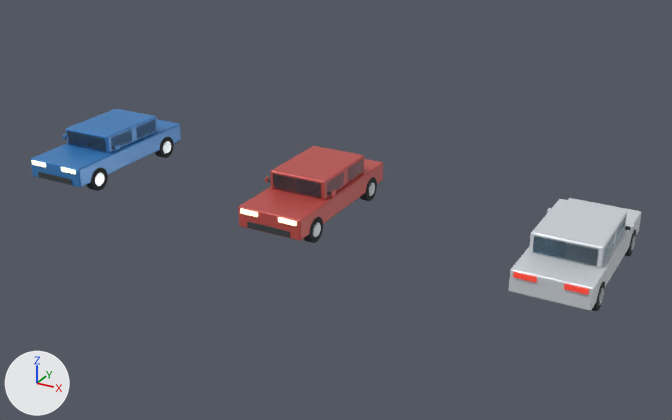
What one commit did to the Blender file assets/blender/charge/ch-cars.blend.
Both versions are drawn from a 50 mm lens placed at (56.4, -95.57, 10.02), pointed at (45.59, -75.92, 0.19). The axes (+X, +Y, +Z) are drawn at lower left. The lights are the same throughout. The picture after the commit comes second.

The older version as bpy lines, for what is in view:
```python
me_cube_115 = bpy.data.meshes.new('Cube.115')
me_cube_115.from_pydata(...)  # a box spanning x -2.25..2.25, y -0.9..0.9, z -0.28..0.28
me_cube_115.materials.append(mat_ch_cars_body_white)
me_cube_116 = bpy.data.meshes.new('Cube.116')
me_cube_116.from_pydata(...)  # a box spanning x -1.1..1.1, y -0.8..0.8, z -0.25..0.25
me_cube_116.materials.append(mat_ch_cars_body_white)
ob_ch_cars_white = bpy.data.objects.new('ch-cars_white', None)
ob_ch_cars_white.location = (52.0, -76.0, 0.0)
ob_ch_cars_white.rotation_euler = (0.0, 0.0, 1.571)  # degrees (0, 0, 90)
ob_ch_cars_white_body = bpy.data.objects.new('ch-cars_white_body', me_cube_115)
ob_ch_cars_white_body.parent = ob_ch_cars_white
ob_ch_cars_white_body.location = (0.0, 0.0, 0.6)
_m = ob_ch_cars_white_body.modifiers.new('bevel', 'BEVEL')
_m.width = 0.04
_m.width_pct = 0.04
_m.segments = 3
ob_ch_cars_white_roof = bpy.data.objects.new('ch-cars_white_roof', me_cube_116)
ob_ch_cars_white_roof.parent = ob_ch_cars_white
ob_ch_cars_white_roof.location = (-0.2, 0.0, 1.125)
_m = ob_ch_cars_white_roof.modifiers.new('bevel', 'BEVEL')
_m.width = 0.04
_m.width_pct = 0.04
_m.segments = 3
# also in view: 'ch-cars_red_glass_wind' at (45.0, -76.91, 1.12); 'ch-cars_blue_body' at (38.0, -76.0, 0.6); 'ch-cars_red_roof' at (45.0, -75.8, 1.12); 'ch-cars_red_body' at (45.0, -76.0, 0.6); 'ch-cars_white_glass_back' at (52.0, -77.31, 1.12)
```
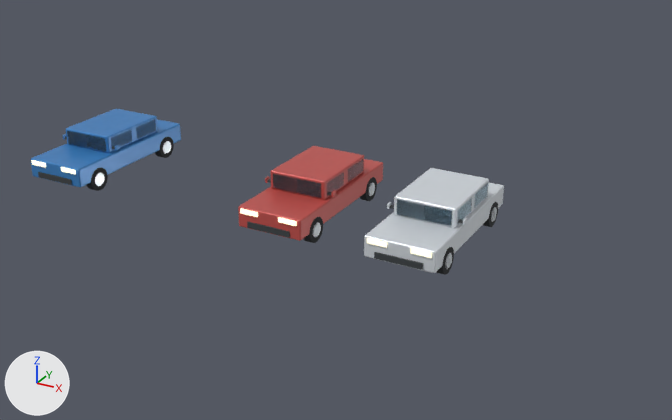
ob_ch_cars_white is not drawn itself; it is the parent of ob_ch_cars_white_body, ob_ch_cars_white_roof, ob_ch_cars_white_glass_front_l, ob_ch_cars_white_glass_rear_l, ob_ch_cars_white_glass_front_r, ob_ch_cars_white_glass_rear_r, ob_ch_cars_white_glass_wind, ob_ch_cars_white_glass_back.

What differs and where, as boxes [x1, y1, x2, y2] in the pictures (672 x 420 px):
'ch-cars_white_body', moved, turned: before [509, 198, 641, 311]; after [364, 183, 504, 273]
'ch-cars_white_roof', moved, turned: before [529, 199, 627, 268]; after [394, 168, 489, 228]
'ch-cars_white_glass_back', moved, turned (not visible afterwards): before [533, 236, 599, 266]
'ch-cars_white_glass_wind', moved, turned (not visible before): after [397, 199, 452, 226]
'ch-cars_white_grille', moved, turned (not visible before): after [374, 252, 423, 270]
'ch-cars_white_glass_front_L', moved, turned (not visible before): after [457, 198, 472, 224]
'ch-cars_white_wheel_11_tire', moved, turned (not visible before): after [436, 247, 454, 275]
'ch-cars_white_glass_rear_L', moved, turned (not visible before): after [474, 183, 488, 208]
'ch-cars_white_tail_R', moved, turned (not visible afterwards): before [564, 283, 589, 295]
'ch-cars_white_tail_L', moved, turned (not visible afterwards): before [513, 272, 537, 283]
'ch-cars_white_glass_rear_R', moved, turned (not visible afterwards): before [603, 234, 615, 264]
'ch-cars_white_wheel_01_tire', moved, turned (not visible before): after [483, 202, 498, 227]
'ch-cars_white_head_L', moved, turned (not visible before): after [410, 248, 432, 258]
'ch-cars_white_glass_front_R', moved, turned (not visible afterwards): before [615, 216, 627, 244]
'ch-cars_white_head_R', moved, turned (not visible before): after [367, 238, 387, 248]
'ch-cars_white_wheel_00_tire', moved, turned (not visible afterwards): before [592, 281, 605, 311]
'ch-cars_white_wheel_10_tire', moved, turned (not visible afterwards): before [625, 230, 636, 256]
'ch-cars_white_mirror_R', moved, turned: before [630, 224, 634, 232]; after [387, 202, 392, 209]
'ch-cars_white_mirror_stalk_R', moved, turned: before [625, 226, 631, 230]; after [389, 205, 394, 209]
'ch-cars_white_wheel_11_spoke_L2', moved, turned (not visible before): after [446, 258, 452, 264]
'ch-cars_white_wheel_11_hub', moved, turned (not visible before): after [445, 253, 452, 269]
'ch-cars_white_wheel_11_spoke_L3', moved, turned (not visible before): after [446, 254, 452, 268]
'ch-cars_white_mirror_stalk_L', moved, turned (not visible before): after [458, 219, 463, 224]
'ch-cars_white_wheel_00_hub', moved, turned (not visible afterwards): before [598, 288, 604, 305]
'ch-cars_white_wheel_11_spoke_L4', moved, turned (not visible before): after [448, 254, 451, 267]

Edits to the bpy script that builds the scene:
```text
Change ob_ch_cars_white:
    ob_ch_cars_white.location: (52.0, -76.0, 0.0) -> (48.5, -76.0, 0.0)
    ob_ch_cars_white.rotation_euler: (0.0, 0.0, 1.571) -> (0.0, 0.0, -1.571)  # degrees (0, 0, 90) -> degrees (0, 0, -90)
```
